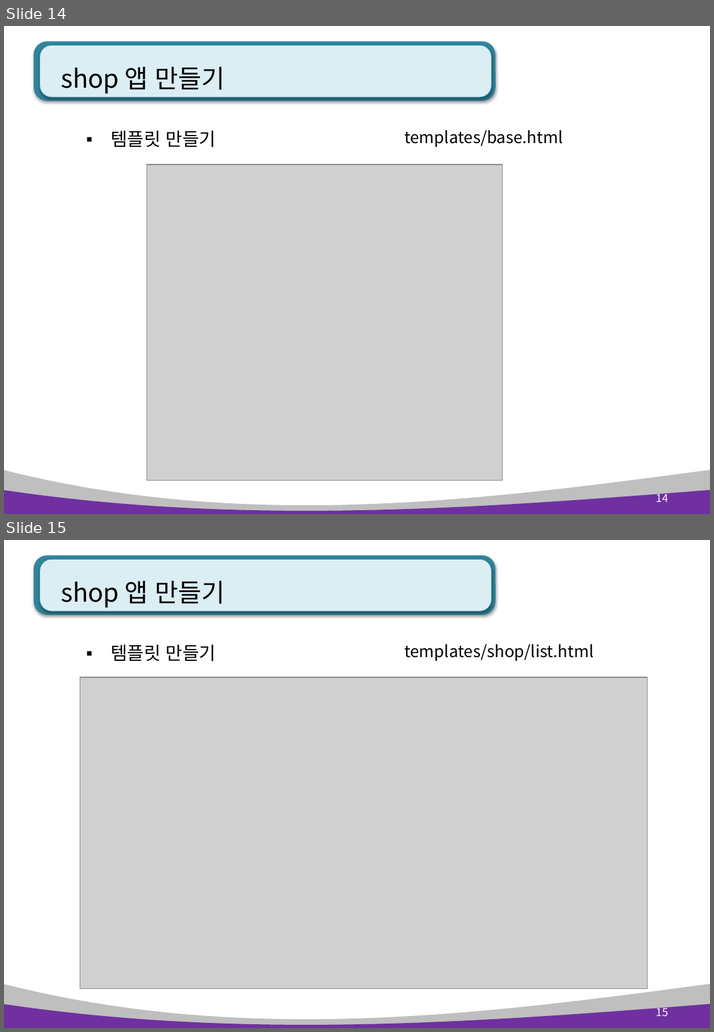
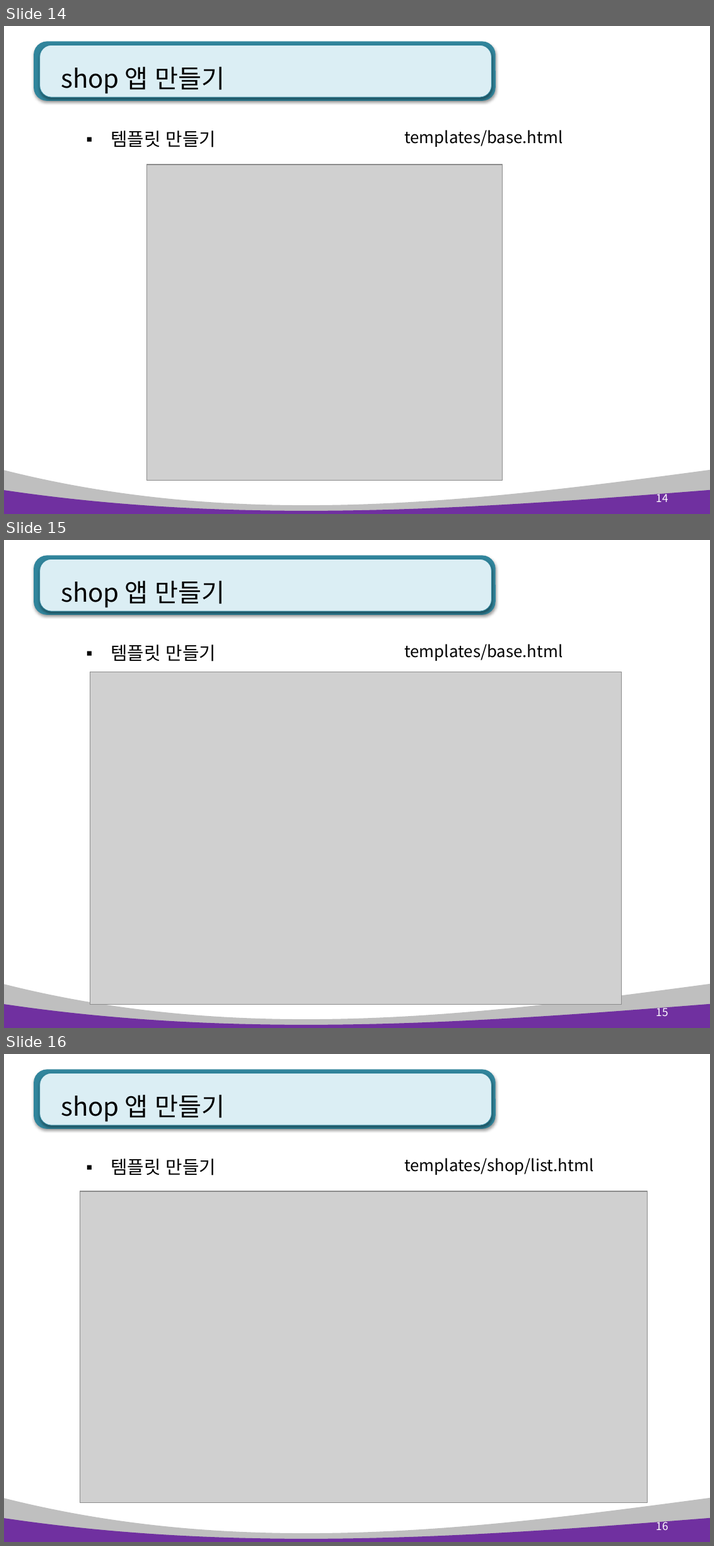
Before and after one commit to kiyongee2/green_project_web, a slide deck: django_ppt/shop_ppt/1장. shop 상품.pptx. Shown one above the other, each under a label of ours: slides 14 and 15 before the commit, slides 14, 15 and 16 after it. The pictures are 714x1032 and 714x1546 pixels, drawn with LibreOffice and Linux fonts; fonts in the diff are those of the drawing; grey boxes stand for pictures. Boxes give left, top, right and bottom in pixels: in the first picture for what was removed or moved away, otherwise in the second. Text is boxed around its words. In the diff, an @@ line names an element or a change of style, - is before the commit and + after.

```diff
--- a/django_ppt/shop_ppt/1장. shop 상품.pptx
+++ b/django_ppt/shop_ppt/1장. shop 상품.pptx
@@ slide 15 added at [4, 540, 710, 1028], background #FFFFFF; not listed: 4 template elements that a slide beside it also shows @@
@@ title added at [61, 580, 225, 608], 28 pt, text #000000 @@
+shop 앱 만들기
@@ text added at [110, 645, 216, 662], 20 pt, text #000000 @@
+▪ 템플릿 만들기
@@ text added at [404, 644, 562, 661], 18 pt, text #000000 @@
+templates/base.html
@@ picture added at [90, 672, 621, 1005] @@
@@ page number added at [655, 1006, 667, 1016], 12 pt, text #FFFFFF @@
+15
@@ what was slide 15 is now slide 16 @@
@@ page number at [655, 1520, 667, 1530]: text changed @@
-15
+16
```
Also in this commit, not shown: 4 slides changed, 2 other files.
